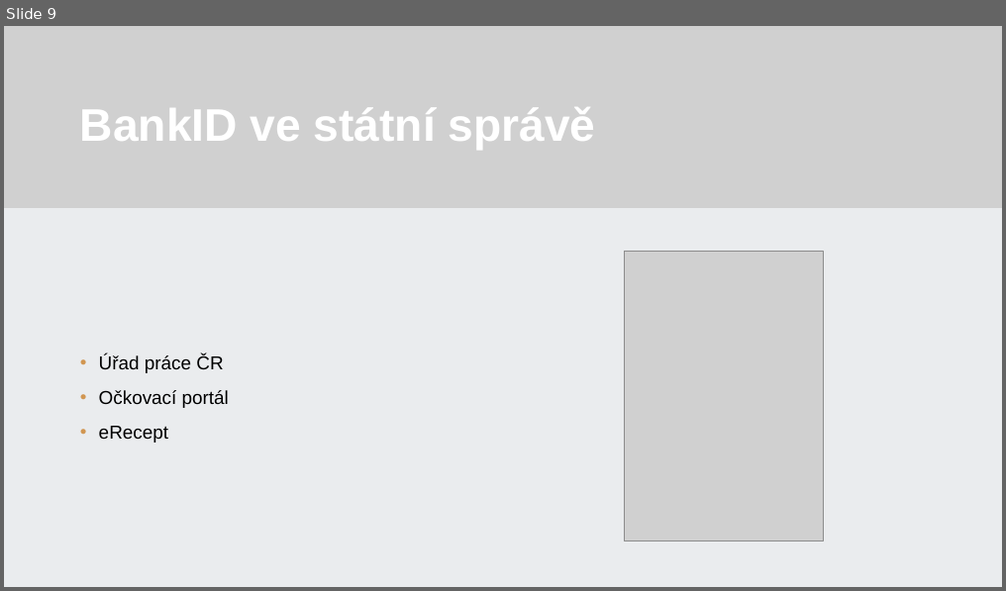
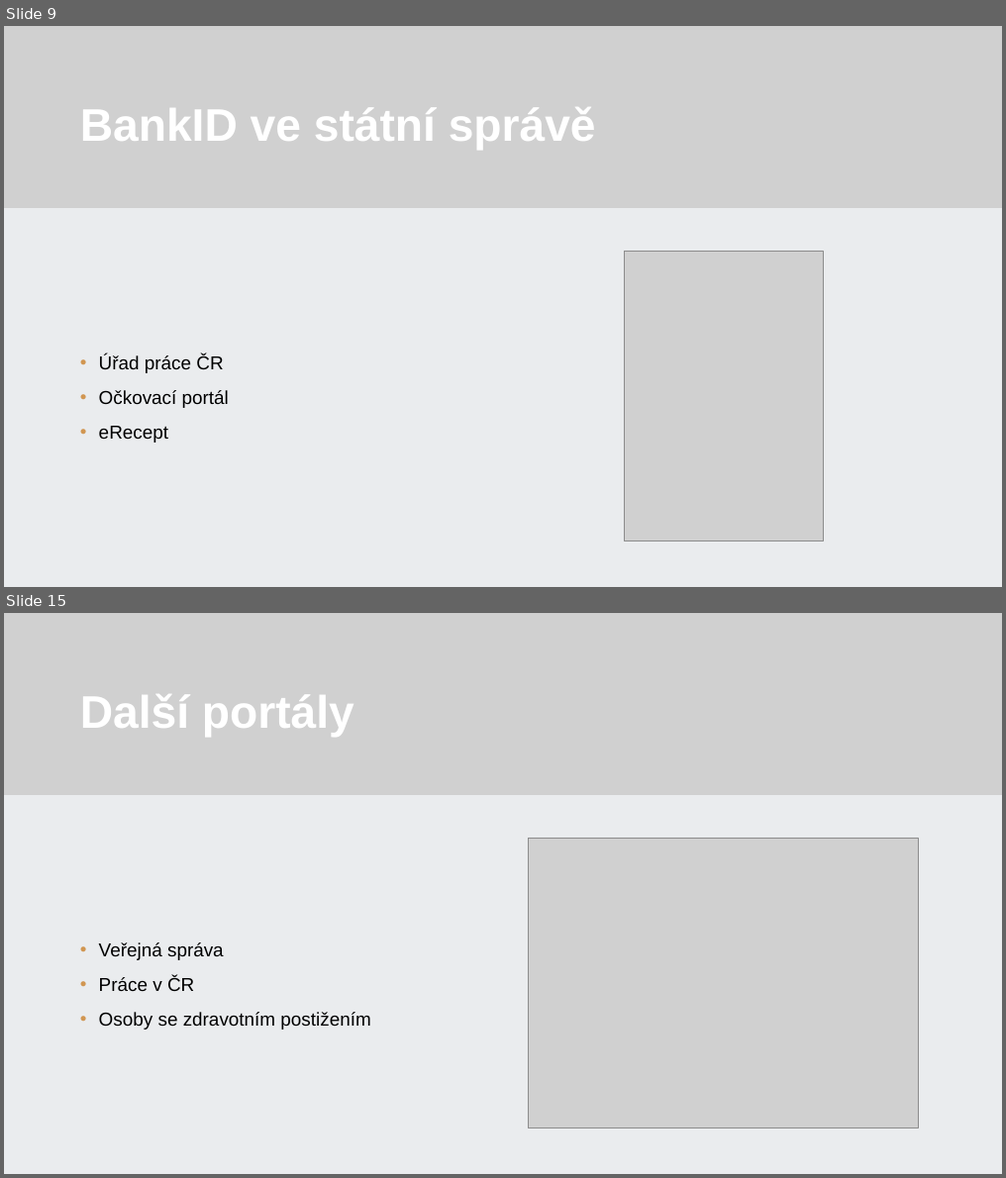
Before and after one commit to 22maixner/prezentace, a slide deck: Maixner.pptx. Shown one above the other, each under a label of ours: slide 9 before the commit, slides 9 and 15 after it; the slides between them are not shown. The pictures are 1006x591 and 1006x1178 pixels, drawn with LibreOffice and Linux fonts; fonts in the diff are those of the drawing; grey boxes stand for pictures; background and template pictures are left out. Boxes give left, top, right and bottom in pixels: in the first picture for what was removed or moved away, otherwise in the second. Text is boxed around its words. In the diff, an @@ line names an element or a change of style, - is before the commit and + after.

```diff
--- a/Maixner.pptx
+++ b/Maixner.pptx
@@ slide 15 added at (4,613,1002,1174), background #FFFFFF @@
@@ rectangle added at (4,613,1002,1174), fill #FFFFFF @@
@@ rectangle added at (4,613,1002,1174), fill #E2E5E8 at 70% opacity @@
@@ rectangle added at (4,613,1002,795), fill #5B4933 @@
@@ picture added at (4,613,1002,795) @@
@@ title added at (80,694,354,737), 44 pt, text #FFFFFF, bold @@
+Další portály
@@ picture added at (529,838,919,1129) @@
@@ text added at (99,943,370,1030), 18 pt, text #000000 @@
+• Veřejná správa
+• Práce v ČR
+• Osoby se zdravotním postižením
```
Also in this commit, not shown: 3 slides changed, 7 other slides added, 10 slides removed, 1 other file.
